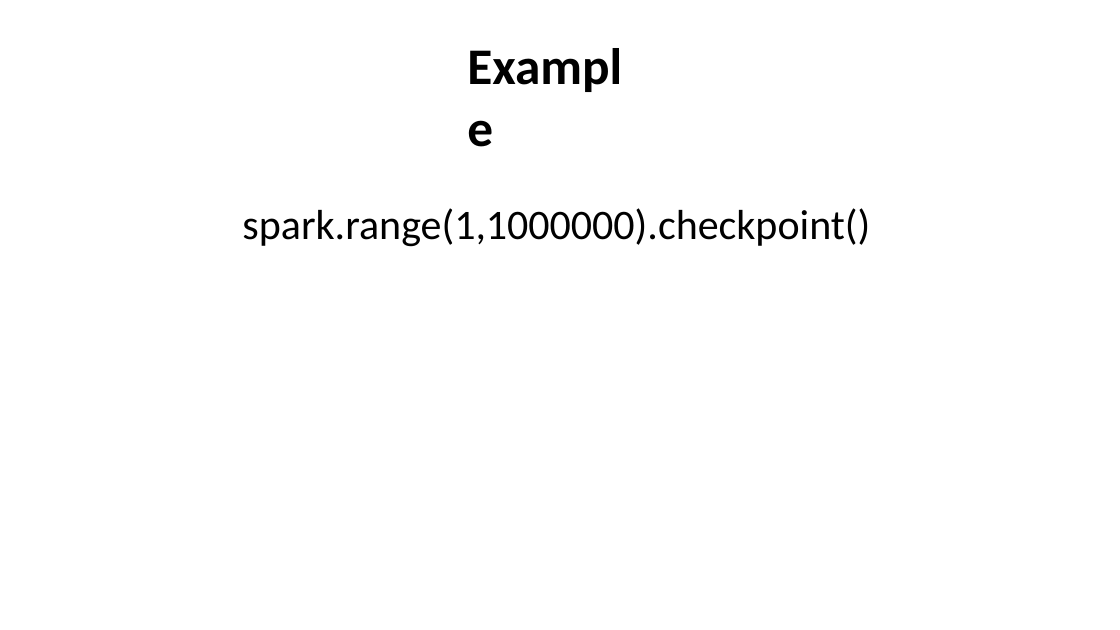
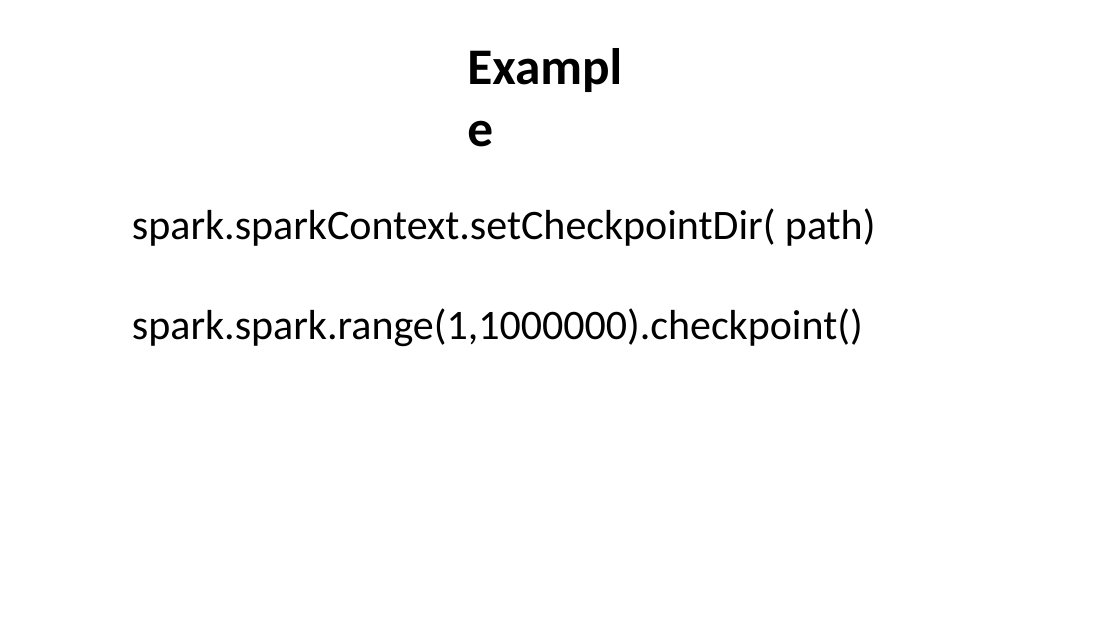
Before and after one commit to nkudinov/apache_spark_pptx, a slide deck: slide 2 of Spark_checkpoint.pptx. Drawn at 1120x630 pixels with LibreOffice and Linux fonts; fonts in the diff are those of the drawing. Boxes give left, top, right and bottom in pixels: in the first picture for what was removed or moved away, otherwise in the second. Text is boxed around its words. In the diff, an @@ line names an element or a change of style, - is before the commit and + after.

Commit message:
add more details about checkpoint

```diff
--- a/Spark_checkpoint.pptx
+++ b/Spark_checkpoint.pptx
@@ text at bbox=[132, 208, 876, 347]: text changed @@
-spark.range(1,1000000).checkpoint()
+spark.sparkContext.setCheckpointDir( path)
+spark.spark.range(1,1000000).checkpoint()
```
Also in this commit, not shown: 6 other slides changed, 4 slides added, 2 slides removed.
